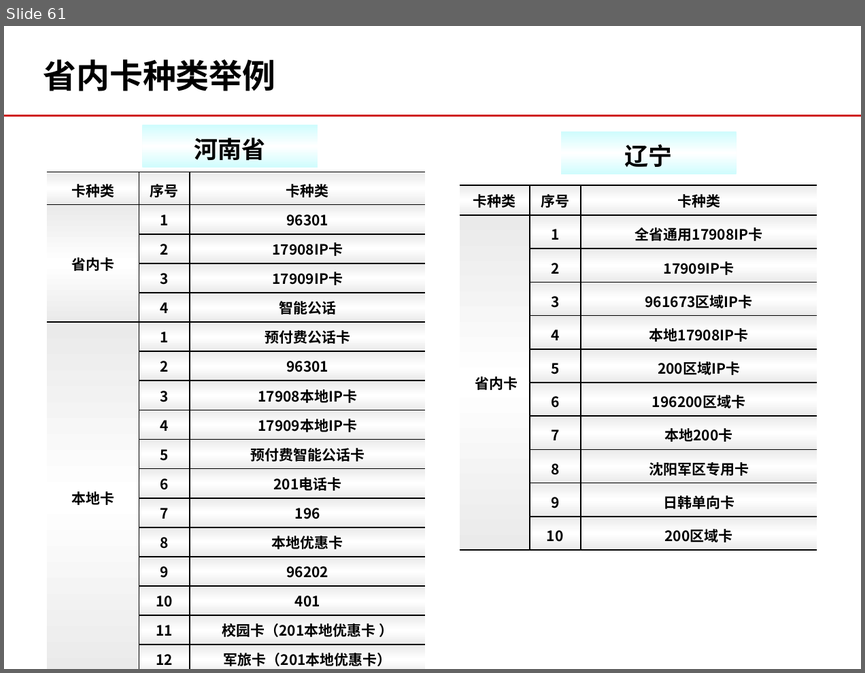
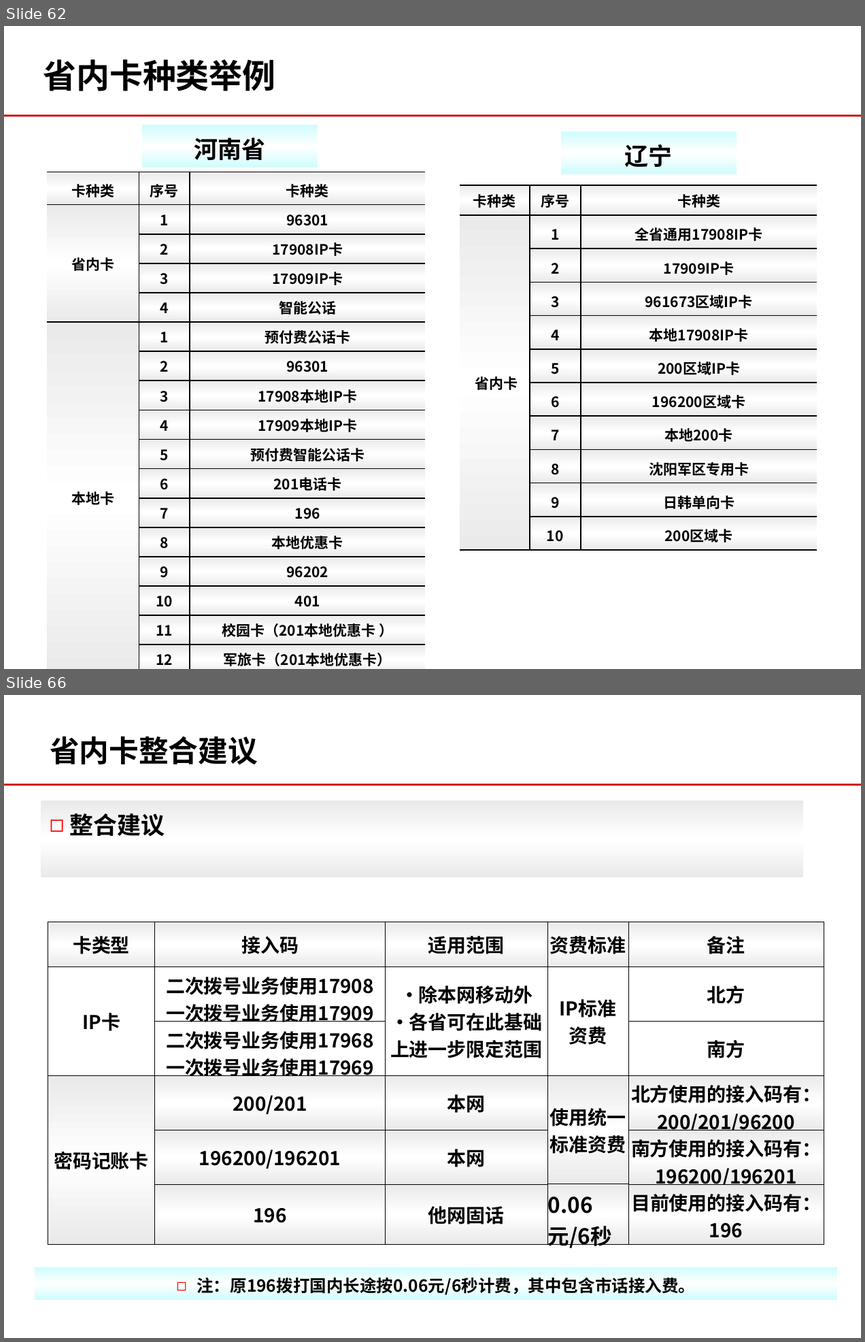
Before and after one commit to momo1101/unicardsrch, a slide deck: 软课题文本/软课题-中国联通电信卡业务及策略研究.ppt. Shown one above the other, each under a label of ours: slide 61 before the commit, slides 62 and 66 after it; the slides between them are not shown. The pictures are 865x673 and 865x1342 pixels, drawn with LibreOffice and Linux fonts; fonts in the diff are those of the drawing; background and template pictures are left out. Boxes give left, top, right and bottom in pixels: in the first picture for what was removed or moved away, otherwise in the second. Text is boxed around its words. In the diff, an @@ line names an element or a change of style, - is before the commit and + after.

```diff
--- a/软课题文本/软课题-中国联通电信卡业务及策略研究.ppt
+++ b/软课题文本/软课题-中国联通电信卡业务及策略研究.ppt
@@ slide 66 added at [4, 695, 861, 1338], background #FFFFFF; not listed: 1 template element that a slide beside it also shows @@
@@ title added at [50, 736, 258, 765], 25 pt, text #000000, bold @@
+省内卡整合建议
@@ rectangle added at [41, 800, 804, 877], fill gradient #EAEAEA to #FFFFFF, 20 pt, text #000000, bold @@
+◻ 整合建议
@@ table added at [48, 922, 823, 1251], 6 rows, 5 columns @@
+卡类型 | 接入码 | 适用范围 | 资费标准 | 备注
+IP卡 | 二次拨号业务使用17908 一次拨号业务使用17909 | ·除本网移动外 ·各省可在此基础上进一步限定范围 | IP标准 / 资费 | 北方
+ | 二次拨号业务使用17968 一次拨号业务使用17969 |  |  | 南方
+密码记账卡 | 200/201 | 本网 | 使用统一标准资费 | 北方使用的接入码有：200/201/96200
+ | 196200/196201 | 本网 |  | 南方使用的接入码有：196200/196201
+ | 196 | 他网固话 | 0.06元/6秒 | 目前使用的接入码有：196
@@ rectangle added at [34, 1268, 837, 1300], fill gradient #CFFCFD to #FFFFFF, 14 pt, text #000000, bold @@
+◻ 注：原196拨打国内长途按0.06元/6秒计费，其中包含市话接入费。
@@ what was slide 61 is now slide 62 @@
```
Also in this commit, not shown: 6 slides changed, 4 other slides added, 1 slide removed.
